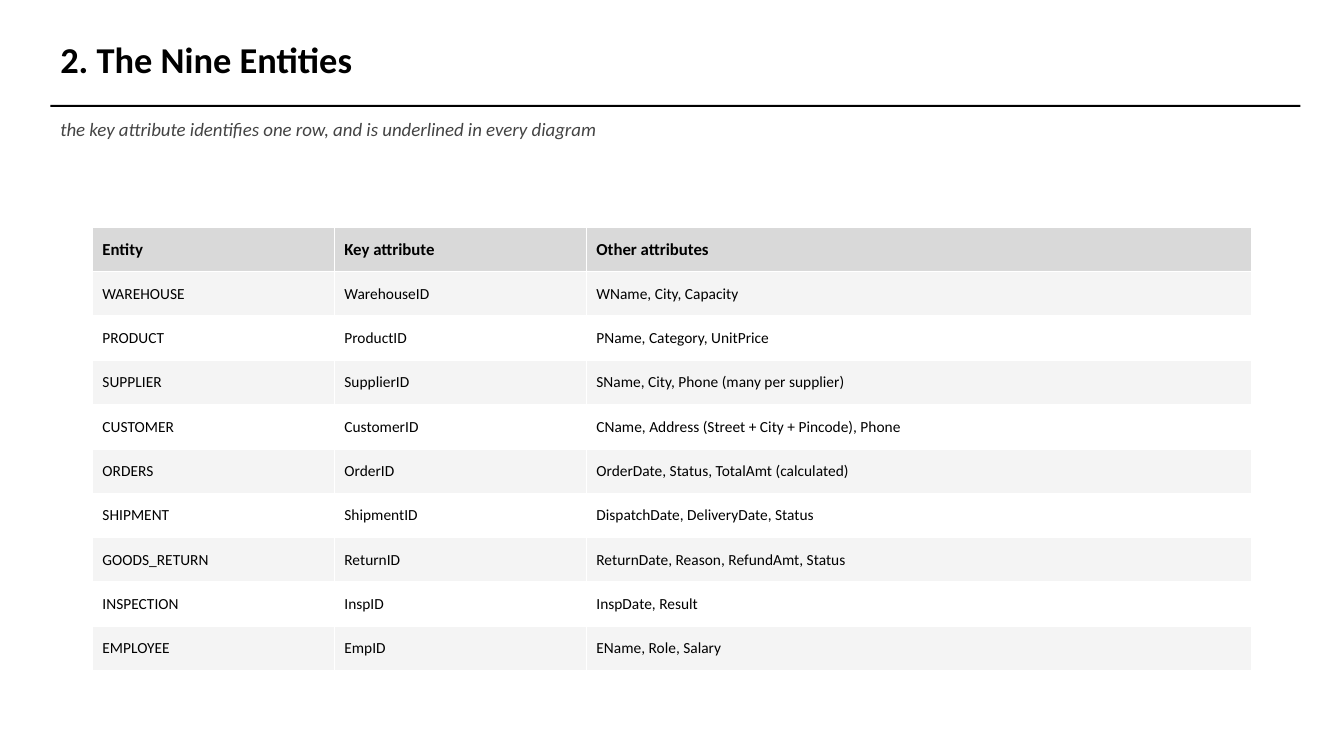
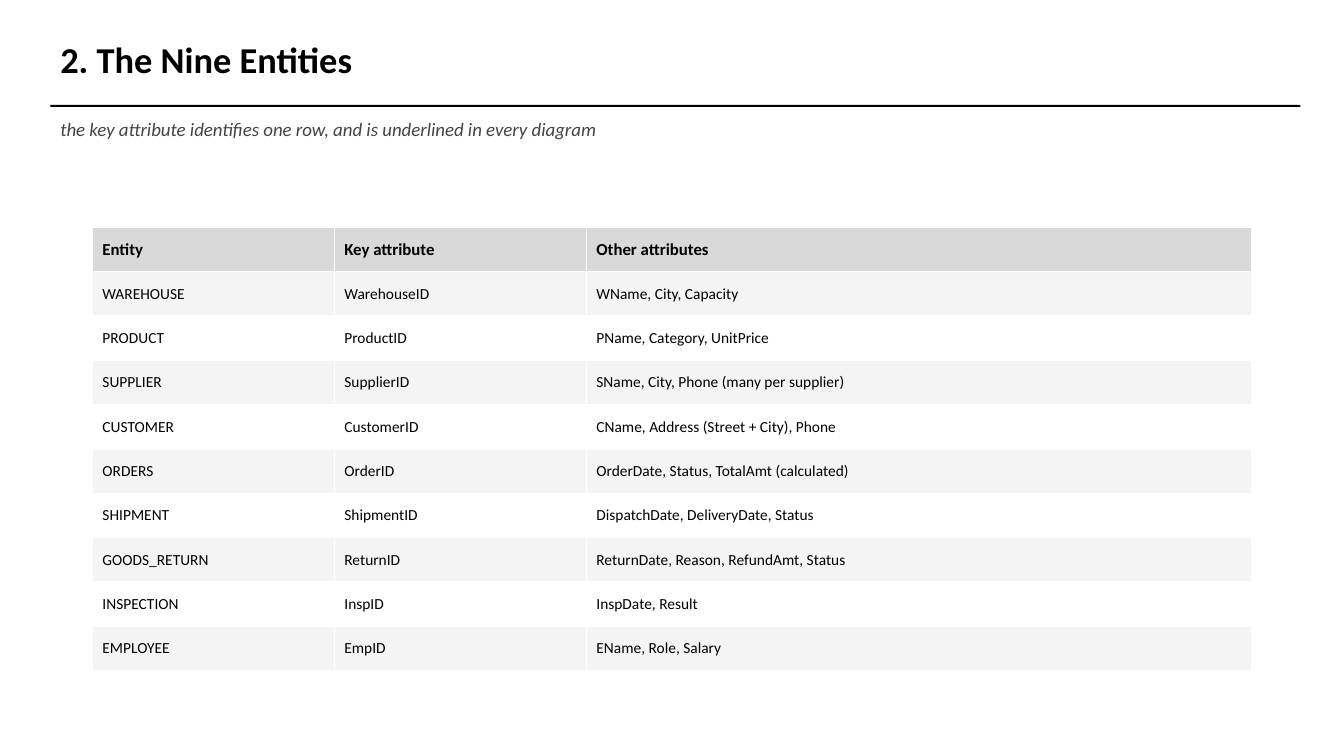
Before and after one commit to AviDhandhania/warehouse-supply-chain-dbms, a slide deck: slide 6 of presentation/DA1_Presentation.pptx. Drawn at 1344x756 pixels with LibreOffice and Linux fonts; fonts in the diff are those of the drawing. Boxes give left, top, right and bottom in pixels: in the first picture for what was removed or moved away, otherwise in the second. Text is boxed around its words. In the diff, an @@ line names an element or a change of style, - is before the commit and + after.

```diff
--- a/presentation/DA1_Presentation.pptx
+++ b/presentation/DA1_Presentation.pptx
@@ table at <box>93,227,1252,670</box> @@
-row 5, column 3: CName, Address (Street + City + Pincode), Phone
+row 5, column 3: CName, Address (Street + City), Phone
```
Also in this commit, not shown: 9 other slides changed, 1 slide removed, 14 other files.
